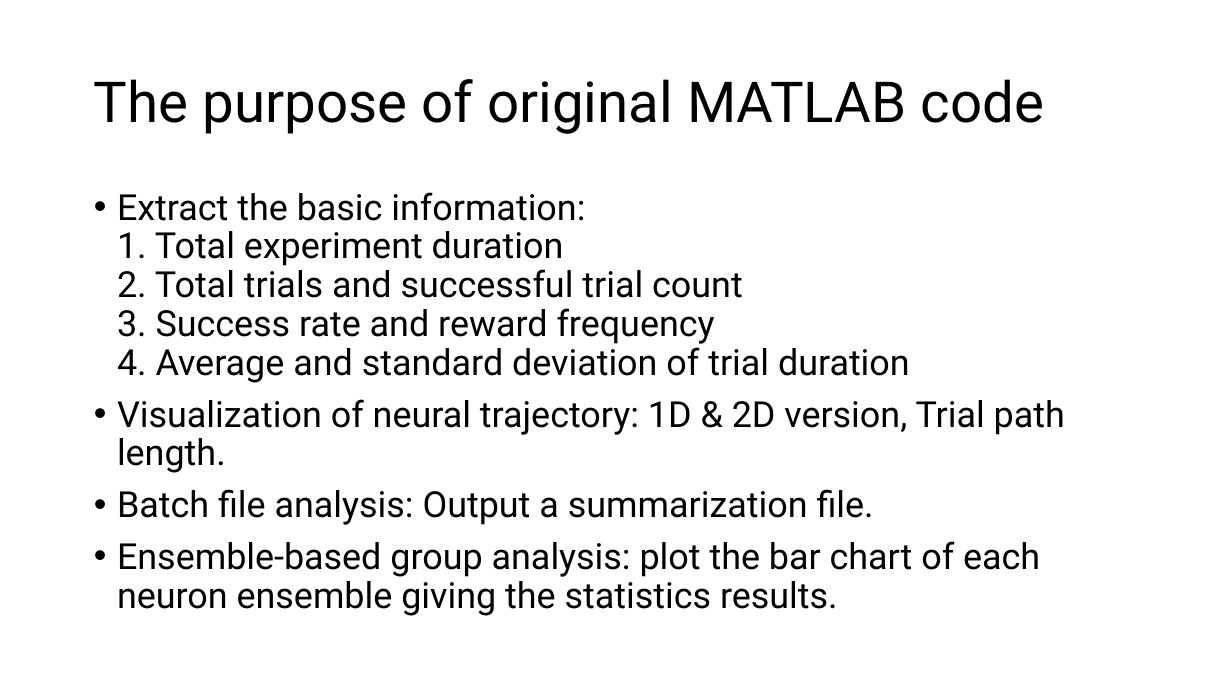
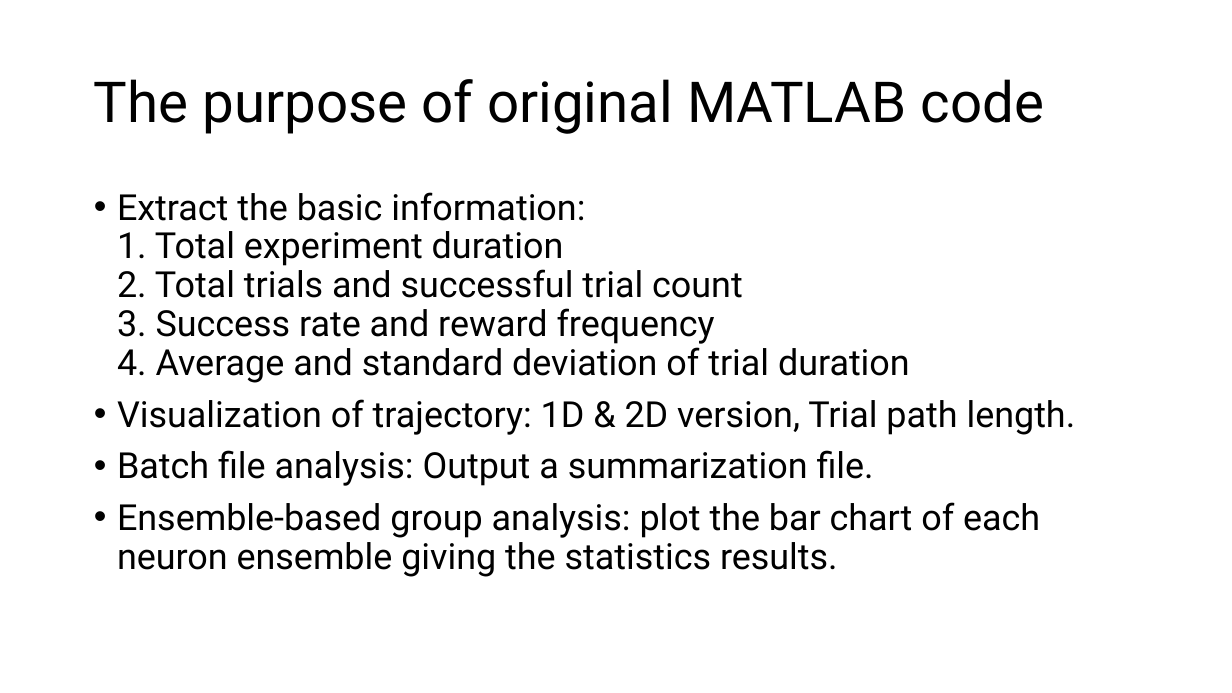
Before and after one commit to ChuehSY/FinalProject_ComSkillNeuro, a slide deck: slide 8 of Final presentation.pptx. Drawn at 1232x693 pixels with LibreOffice and Linux fonts; fonts in the diff are those of the drawing. Boxes give left, top, right and bottom in pixels: in the first picture for what was removed or moved away, otherwise in the second. Text is boxed around its words. In the diff, an @@ line names an element or a change of style, - is before the commit and + after.

```diff
--- a/Final presentation.pptx
+++ b/Final presentation.pptx
@@ text at bbox=[117, 399, 1076, 435]: text changed @@
-• Visualization of neural trajectory: 1D & 2D version, Trial path length.
+• Visualization of trajectory: 1D & 2D version, Trial path length.
```
Also in this commit, not shown: 1 slide added, 1 slide removed, 2 other files.
